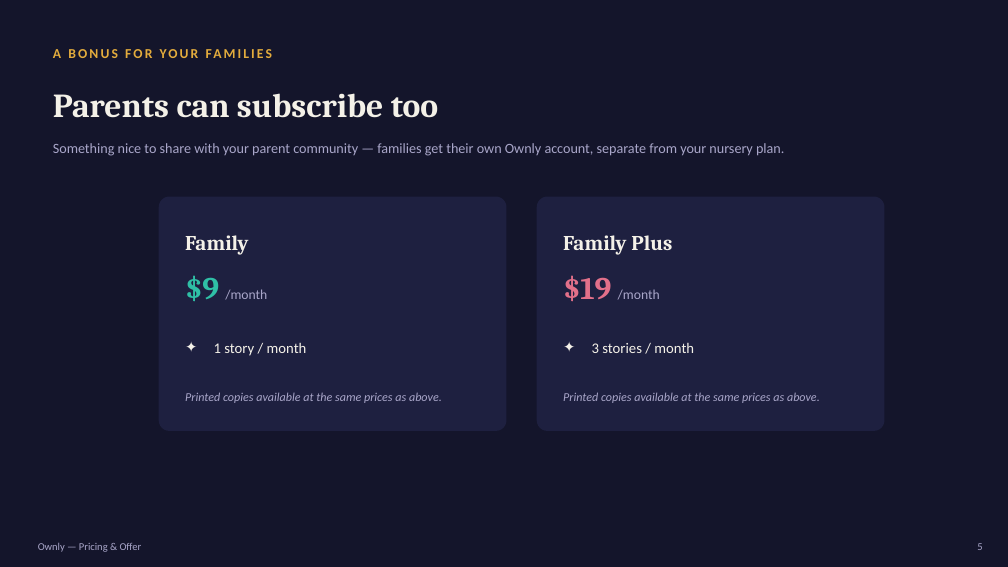
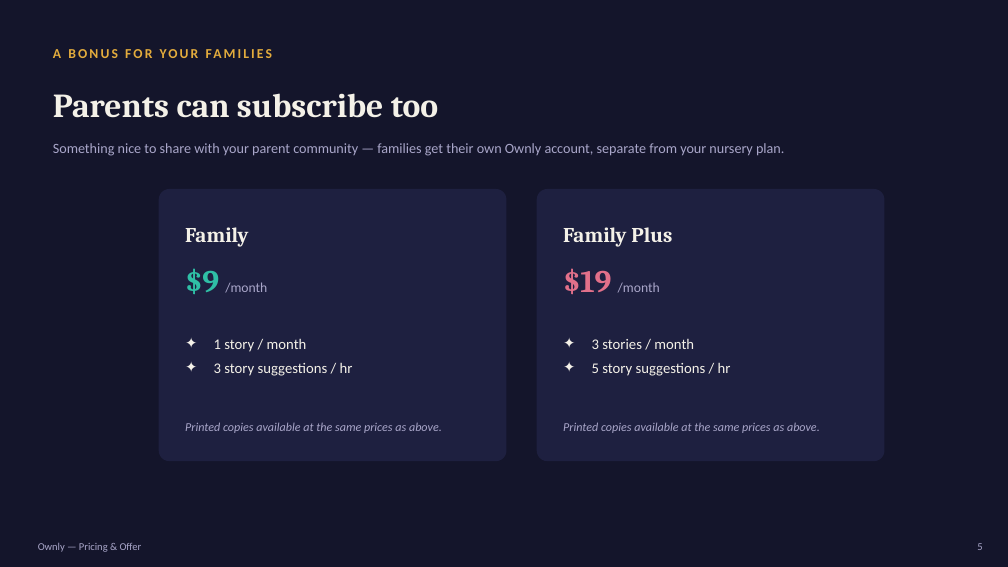
Before and after one commit to PATRIX-Technology/PATRIX-Technology, a slide deck: slide 5 of docs/en/sales/ownly-pricing-and-offer.pptx. Drawn at 1008x567 pixels with LibreOffice and Linux fonts; fonts in the diff are those of the drawing. Boxes give left, top, right and bottom in pixels: in the first picture for what was removed or moved away, otherwise in the second. Text is boxed around its words. In the diff, an @@ line names an element or a change of style, - is before the commit and + after.

```diff
--- a/docs/en/sales/ownly-pricing-and-offer.pptx
+++ b/docs/en/sales/ownly-pricing-and-offer.pptx
@@ rounded rectangle: place and size @@
-rounded rectangle at [159, 197, 507, 431]
+rounded rectangle at [159, 189, 507, 461]
@@ rounded rectangle at [159, 189, 507, 461]: proportions changed @@
@@ rounded rectangle at [537, 189, 885, 461]: proportions changed @@
@@ rounded rectangle: place and size @@
-rounded rectangle at [537, 197, 885, 431]
+rounded rectangle at [537, 189, 885, 461]
@@ text "Family": place and size @@
-text "Family" at [185, 235, 248, 255]
+text "Family" at [185, 227, 248, 247]
@@ text "Family Plus": place and size @@
-text "Family Plus" at [563, 235, 672, 255]
+text "Family Plus" at [563, 227, 672, 247]
@@ text "$9 /month": place and size @@
-text "$9 /month" at [185, 275, 267, 301]
+text "$9 /month" at [185, 268, 267, 294]
@@ text "$19 /month": place and size @@
-text "$19 /month" at [563, 275, 660, 301]
+text "$19 /month" at [563, 268, 660, 294]
@@ text at [214, 339, 307, 352]: more space between paragraphs @@
@@ text at [592, 339, 694, 349]: more space between paragraphs @@
@@ text at [214, 363, 353, 376]: paragraph added @@
+✦ 3 story suggestions / hr
@@ text at [592, 363, 731, 376]: paragraph added @@
+✦ 5 story suggestions / hr
@@ text "Printed copies available at the ...": place and size @@
-text "Printed copies available at the ..." at [185, 392, 442, 403]
+text "Printed copies available at the ..." at [185, 422, 442, 433]
@@ text "Printed copies available at the ...": place and size @@
-text "Printed copies available at the ..." at [563, 392, 820, 403]
+text "Printed copies available at the ..." at [563, 422, 820, 433]
```
Also in this commit, not shown: 1 other slide changed, 11 other files.
